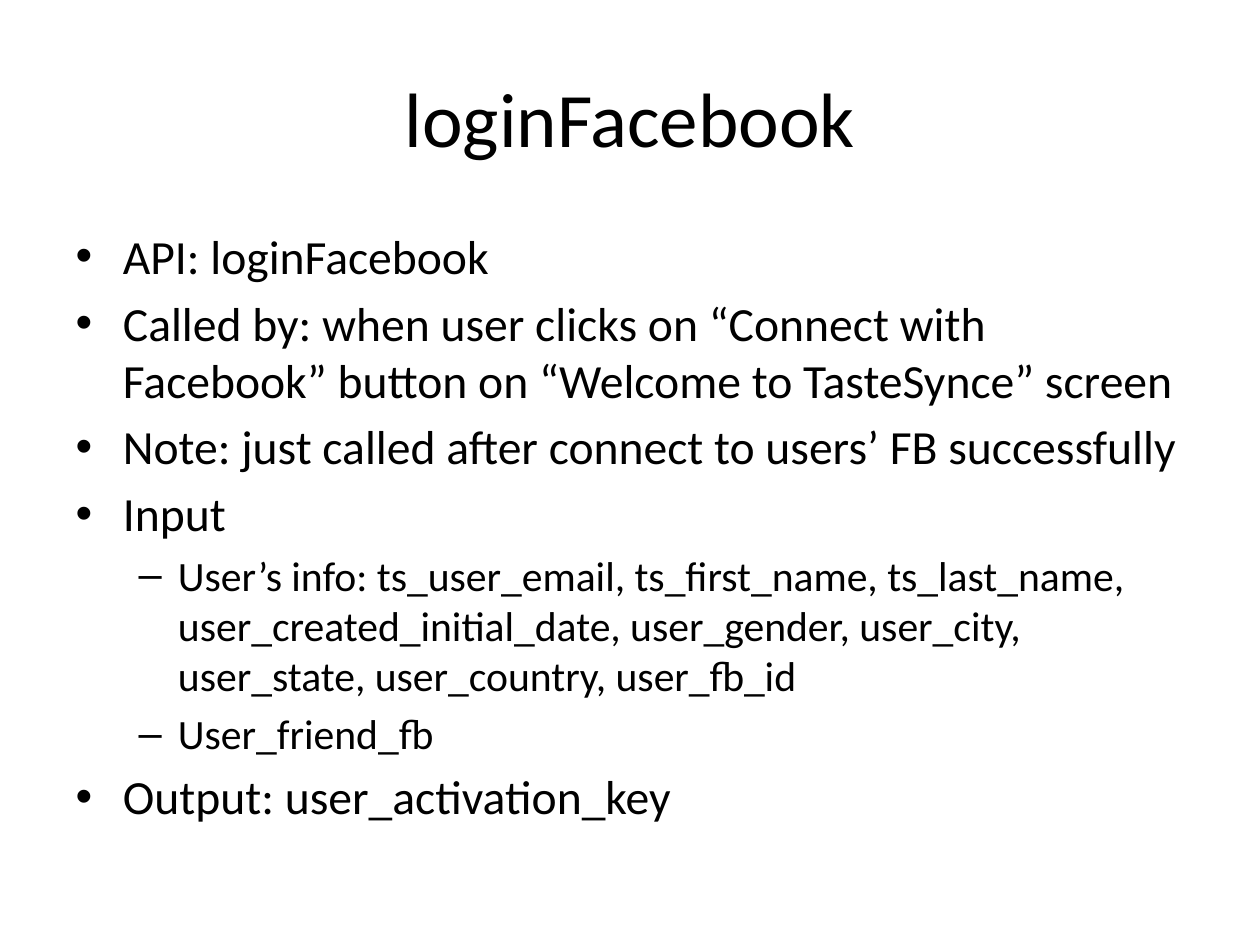
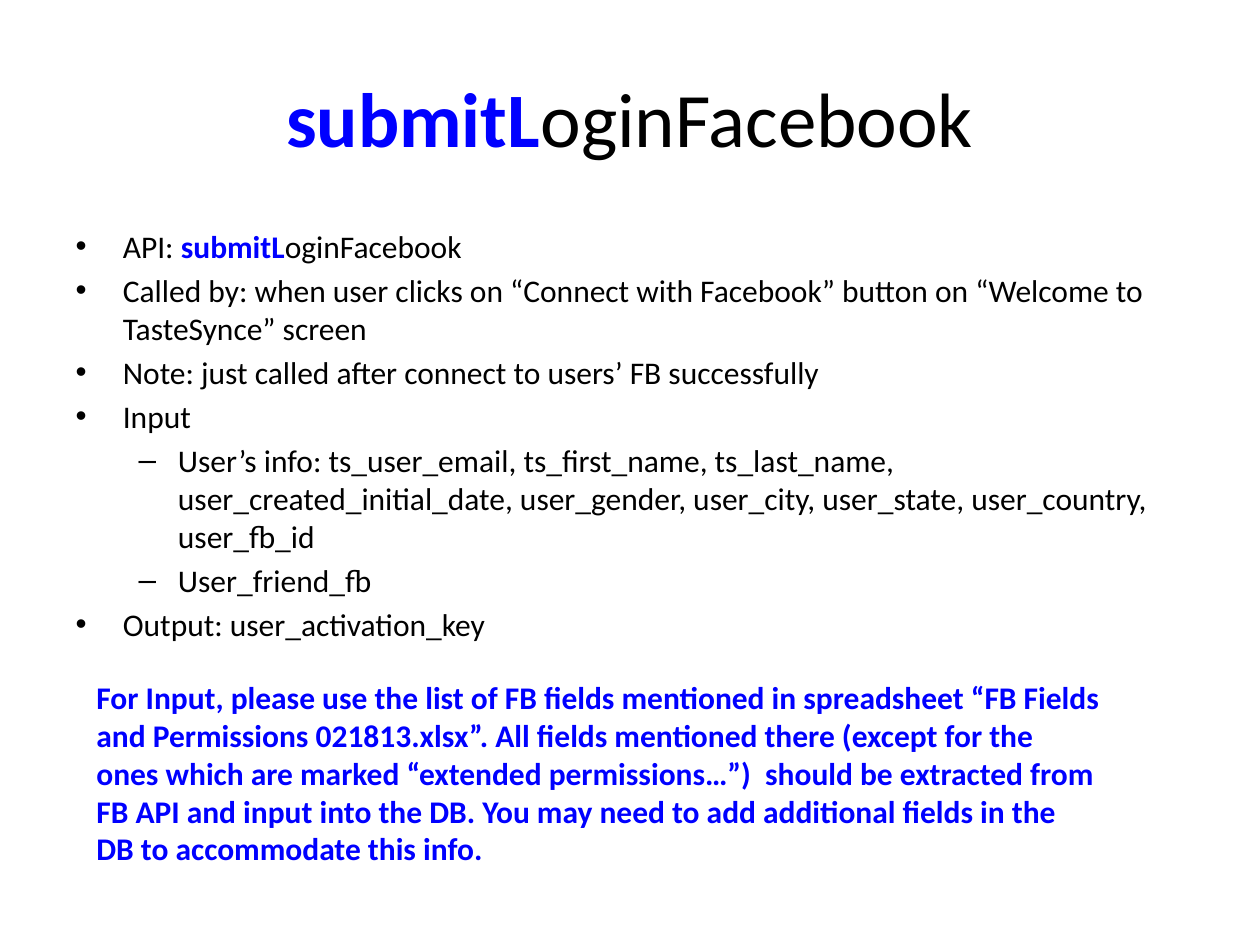
Before and after one commit to catalonia/mob, a slide deck: slide 3 of ws/WS Design Docs/API_Listing.pptx (slide 2 before the commit). Drawn at 1260x945 pixels with LibreOffice and Linux fonts; fonts in the diff are those of the drawing. Boxes give left, top, right and bottom in pixels: in the first picture for what was removed or moved away, otherwise in the second. Text is boxed around its words. In the diff, an @@ line names an element or a change of style, - is before the commit and + after.

```diff
--- a/ws/WS Design Docs/API_Listing.pptx
+++ b/ws/WS Design Docs/API_Listing.pptx
@@ title at bbox=[286, 93, 973, 161]: text changed @@
-loginFacebook
+submitLoginFacebook
@@ text at bbox=[123, 236, 462, 264]: text changed; size 27.2 to 18 pt @@
-• API: loginFacebook
+• API: submitLoginFacebook
@@ text at bbox=[123, 279, 1146, 641]: size 27.2 to 18 pt in "Called by: when user clicks on “Connect ...", "Note: just called after connect to users’ ...", "Input", "Output: user_activation_key"; size 23.8 to 18 pt in "User’s info: ts_user_email, ts_first_name, ts_last_name, use ...", "User_friend_fb"; less space between paragraphs @@
@@ text added at bbox=[96, 686, 1099, 861], 18 pt, text #0000FF, bold @@
+For Input, please use the list of FB fields mentioned in spreadsheet “FB Fields and Permissions 021813.xlsx”. All fields mentioned there (except for the ones which are marked “extended permissions…”) should be extracted from FB API and input into the DB. You may need to add additional fields in the DB to accommodate this info.
```
Also in this commit, not shown: 6 other slides changed, 1 slide added.
